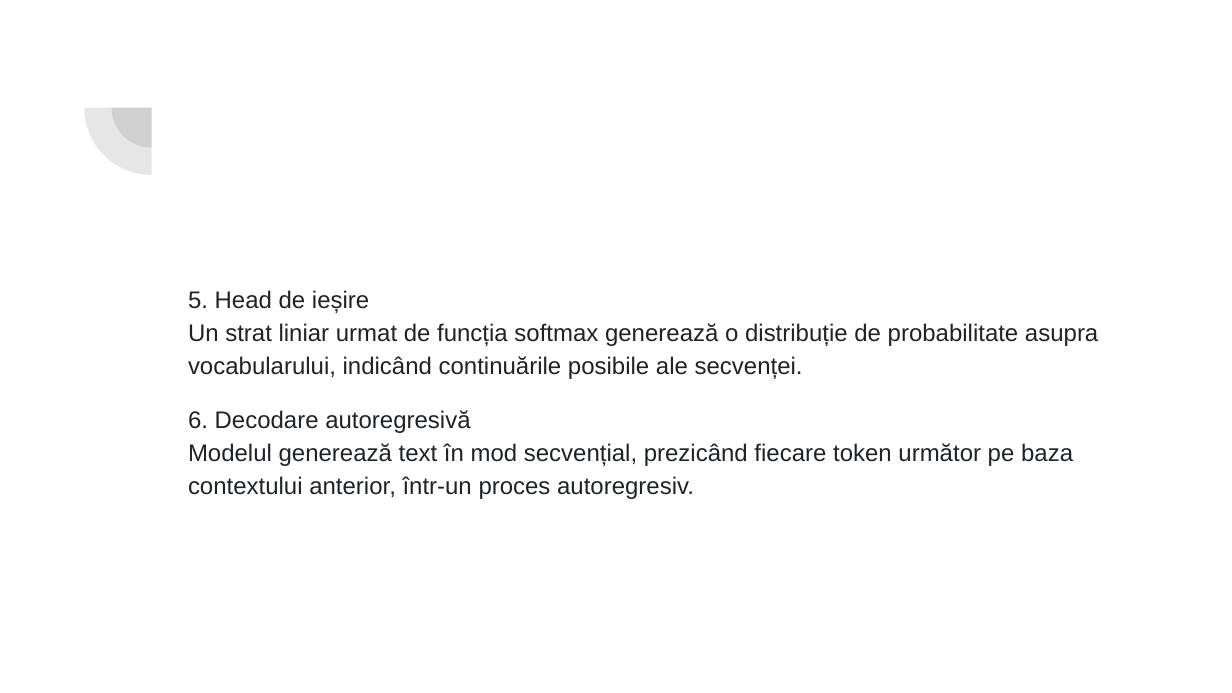
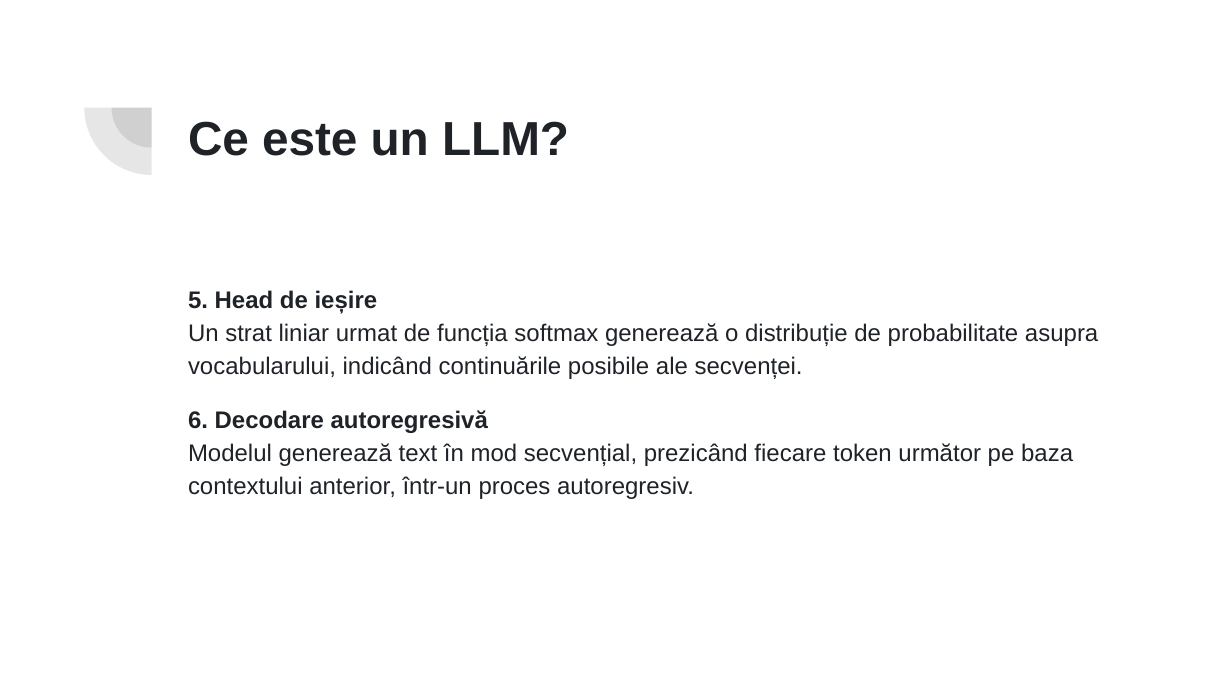
Before and after one commit to adavidoaiei/Prezentare-master, a slide deck: slide 9 of Turing.pptx. Drawn at 1232x693 pixels with LibreOffice and Linux fonts; fonts in the diff are those of the drawing. Boxes give left, top, right and bottom in pixels: in the first picture for what was removed or moved away, otherwise in the second. Text is boxed around its words. In the diff, an @@ line names an element or a change of style, - is before the commit and + after.

```diff
--- a/Turing.pptx
+++ b/Turing.pptx
@@ title added at (188,121,569,156), 27.9 pt, text #1F2328, bold @@
+Ce este un LLM?
@@ text "5. Head de ieșire Un ..." at (188,290,1098,499): bold on in "5. Head de ieșire", "6. Decodare autoregresivă" @@
```
Also in this commit, not shown: 8 other slides changed, 1 slide added.
